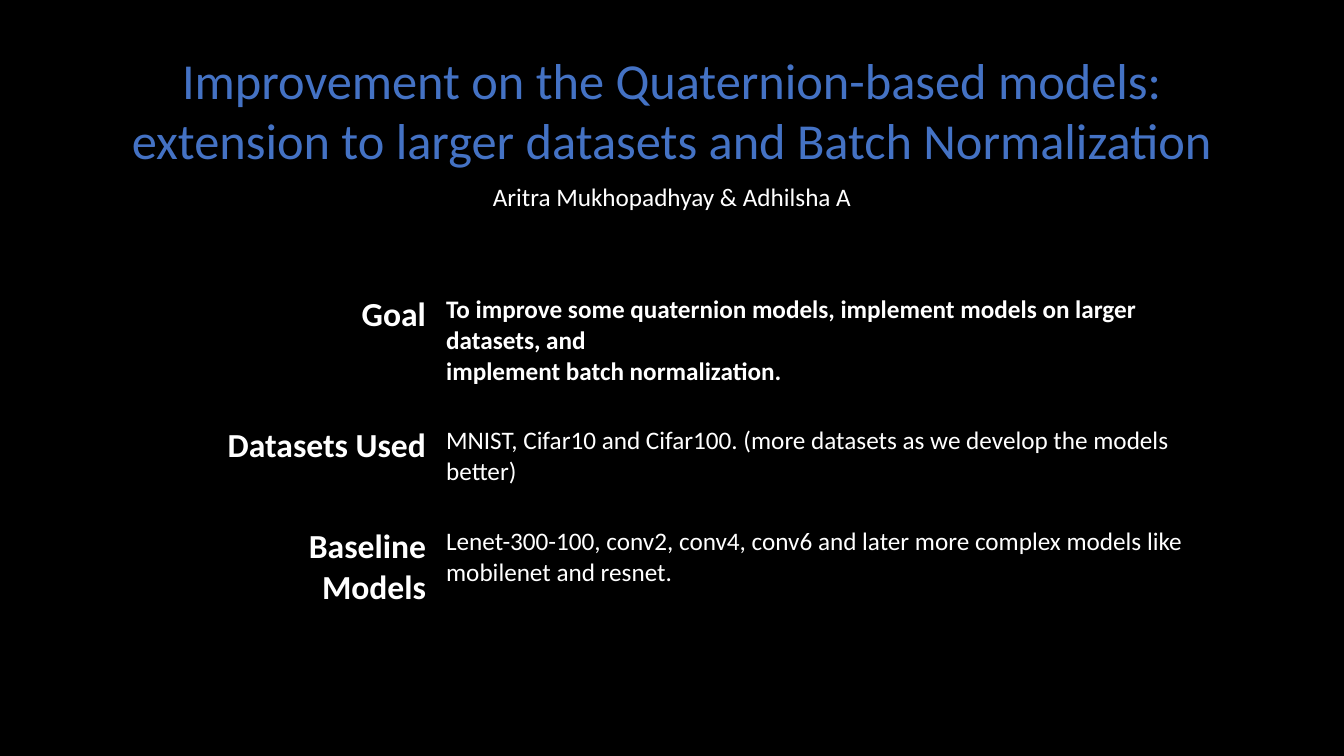
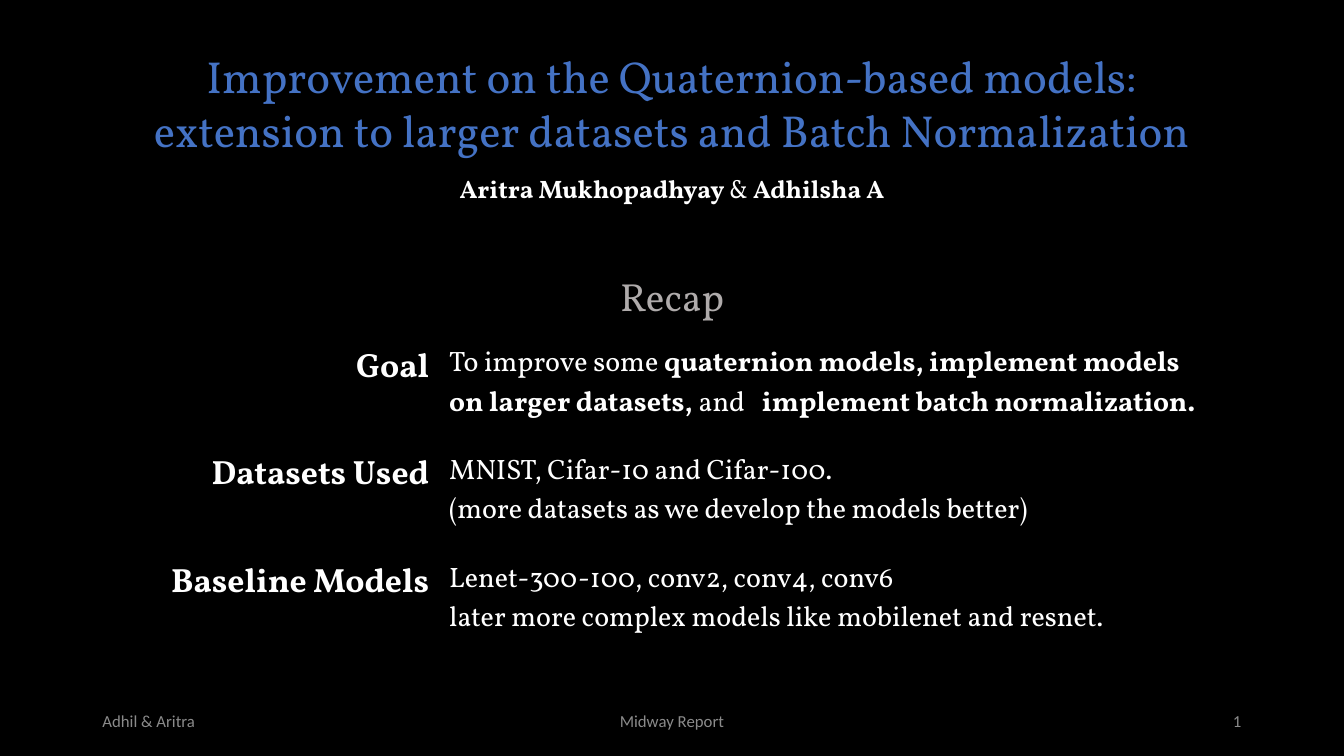
Before and after one commit to smlab-niser/23cs460, a slide deck: slide 1 of projects/group2/mid_slide.pptx. Drawn at 1344x756 pixels with LibreOffice and Linux fonts; fonts in the diff are those of the drawing. Boxes give left, top, right and bottom in pixels: in the first picture for what was removed or moved away, otherwise in the second. Text is boxed around its words. In the diff, an @@ line names an element or a change of style, - is before the commit and + after.

```diff
--- a/projects/group2/mid_slide.pptx
+++ b/projects/group2/mid_slide.pptx
@@ text at bbox=[154, 61, 1189, 158]: text changed; size 36 to 32 pt; font Calibri to Vollkorn @@
-Improvement on the Quaternion-based models: extension to larger datasets and Batch Normalization
+Improvement on the Quaternion-based models:
+extension to larger datasets and Batch Normalization
@@ text "Aritra Mukhopadhyay & Adhilsha A": place and size @@
-text "Aritra Mukhopadhyay & Adhilsha A" at bbox=[493, 188, 851, 210]
+text "Aritra Mukhopadhyay & Adhilsha A" at bbox=[460, 180, 884, 205]
@@ text "Aritra Mukhopadhyay & Adhilsha A" at bbox=[460, 180, 884, 205]: font Calibri to Vollkorn, bold on @@
@@ text added at bbox=[620, 284, 724, 321], 28 pt, text #AFABAB @@
+Recap
@@ table at bbox=[103, 341, 1222, 637] @@
-row 1, column 2: To improve some quaternion models, implement models on larger datasets, and / implement batch normalization.
+row 1, column 2: To improve some quaternion models, implement models on larger datasets, and implement batch normalization.
-row 2, column 2: MNIST, Cifar10 and Cifar100. (more datasets as we develop the models better)
+row 2, column 2: MNIST, Cifar-10 and Cifar-100. / (more datasets as we develop the models better)
-row 3, column 2: Lenet-300-100, conv2, conv4, conv6 and later more complex models like / mobilenet and resnet.
+row 3, column 2: Lenet-300-100, conv2, conv4, conv6 / later more complex models like mobilenet and resnet.
@@ font Calibri to Vollkorn in "Goal", "Datasets Used", "Baseline Models" @@
@@ table: place and size @@
-table at bbox=[192, 290, 1212, 623]
+table at bbox=[103, 341, 1222, 637]
@@ text added at bbox=[102, 715, 195, 727], 12 pt, text #8C8C8C @@
+Adhil & Aritra
@@ text added at bbox=[620, 715, 724, 730], 12 pt, text #8C8C8C @@
+Midway Report
@@ page number added at bbox=[1233, 716, 1241, 727], 12 pt, text #8C8C8C @@
+1
```
Also in this commit, not shown: 6 other slides changed, 3 slides added, 2 slides removed, 1 other file.
